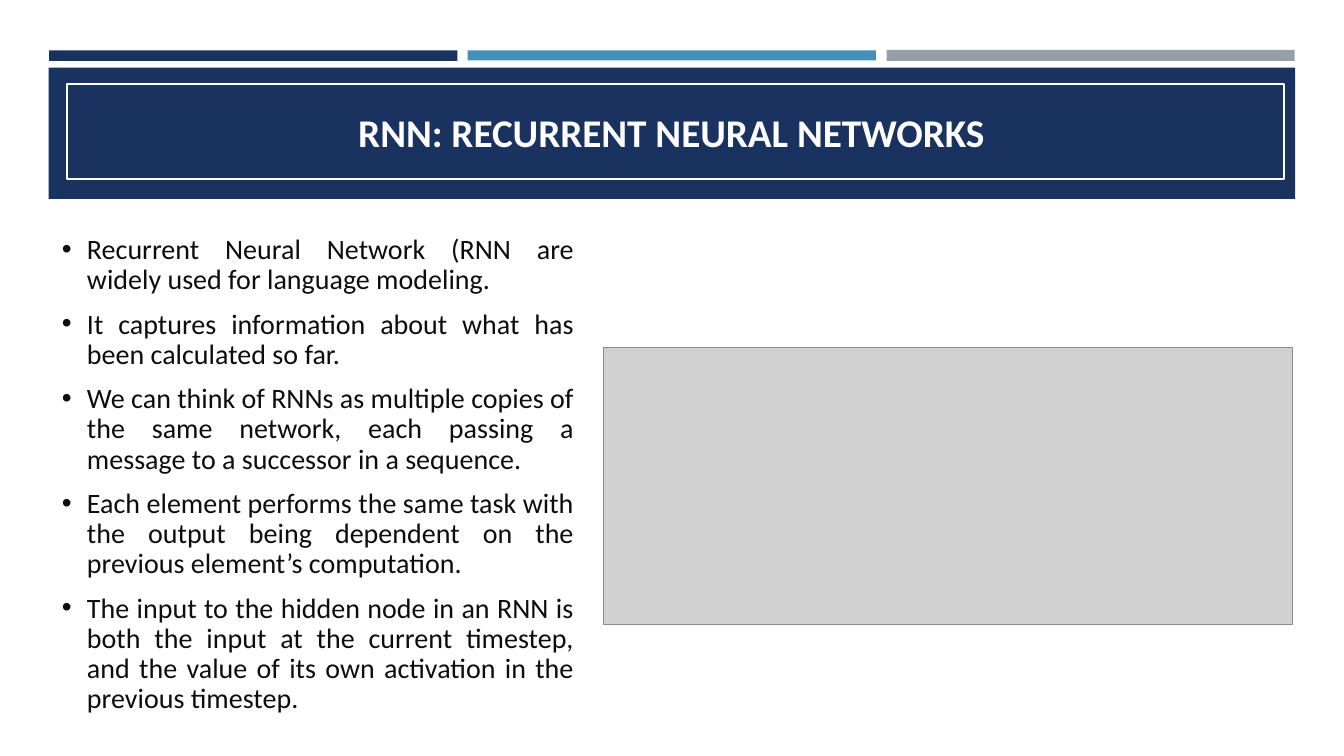
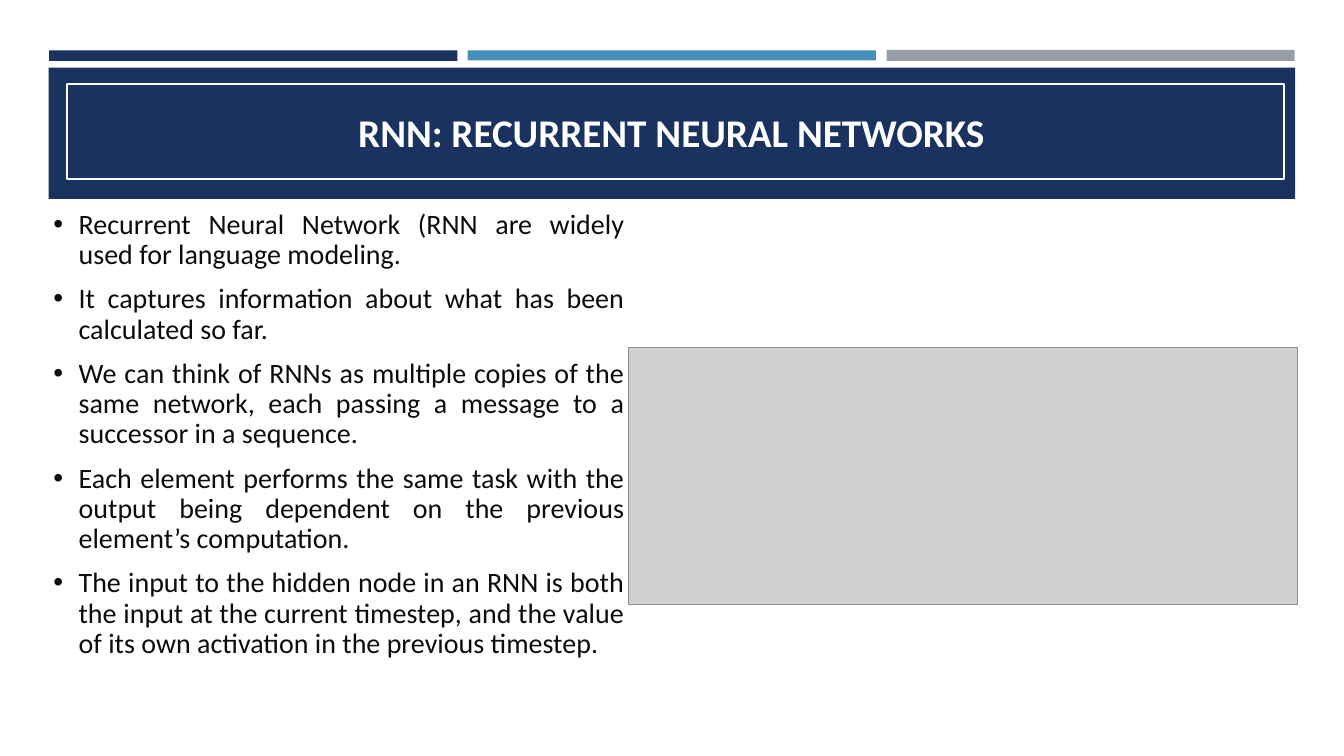
Before and after one commit to Experiment5X/IntelligentSystemsResearchPaper, a slide deck: slide 4 of DARTs and ProxylessNAS Presentation.pptx (slide 5 before the commit). Drawn at 1344x756 pixels with LibreOffice and Linux fonts; fonts in the diff are those of the drawing; grey boxes stand for pictures. Boxes give left, top, right and bottom in pixels: in the first picture for what was removed or moved away, otherwise in the second. Text is boxed around its words. In the diff, an @@ line names an element or a change of style, - is before the commit and + after.

```diff
--- a/DARTs and ProxylessNAS Presentation.pptx
+++ b/DARTs and ProxylessNAS Presentation.pptx
@@ text "Recurrent Neural Network (RNN are ...": place and size @@
-text "Recurrent Neural Network (RNN are ..." at <box>87,238,574,713</box>
+text "Recurrent Neural Network (RNN are ..." at <box>79,213,624,658</box>
@@ text "Recurrent Neural Network (RNN are ..." at <box>79,213,624,658</box>: text colour #0D0D0D to #0C0C0C; less space between paragraphs @@
@@ picture: place and size @@
-picture at <box>603,348,1293,625</box>
+picture at <box>628,348,1298,605</box>
```
Also in this commit, not shown: 10 other slides changed, 2 slides added, 5 slides removed, 3 other files.
